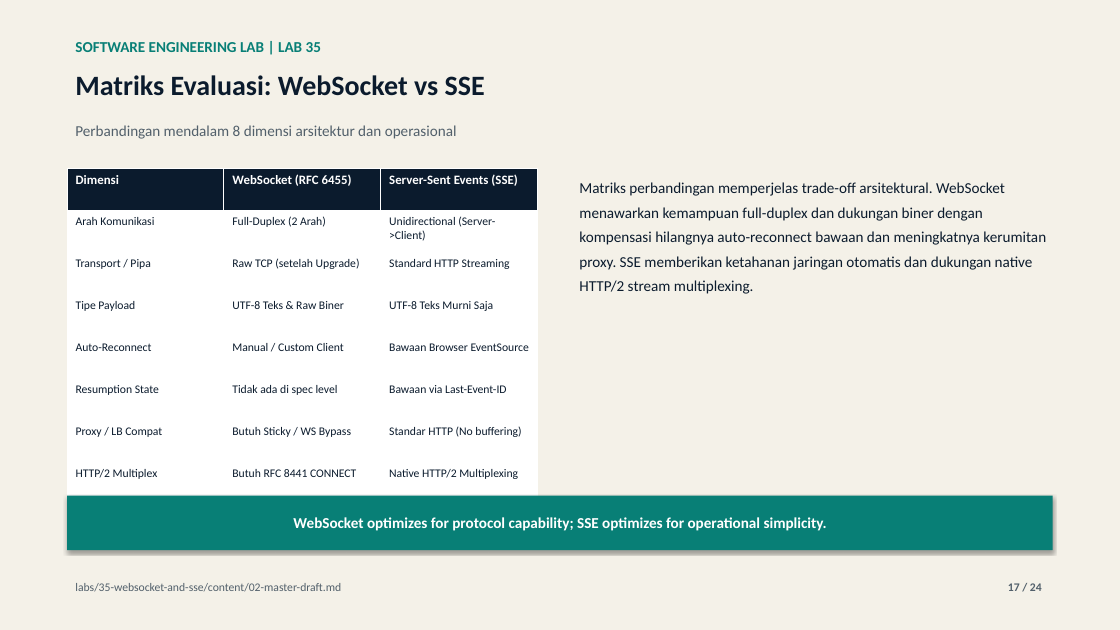
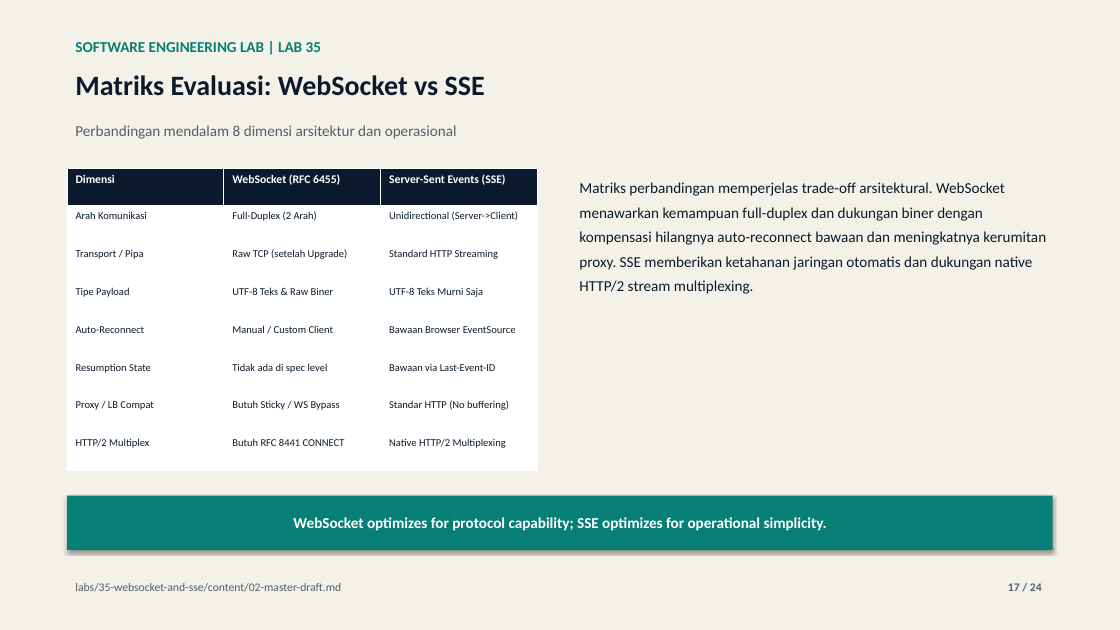
Before and after one commit to lukman-ss/software-engineering-lab, a slide deck: slide 17 of labs/35-websocket-and-sse/result/linkedin/lab-35-websocket-and-sse-carousel.pptx. Drawn at 1120x630 pixels with LibreOffice and Linux fonts; fonts in the diff are those of the drawing. Boxes give left, top, right and bottom in pixels: in the first picture for what was removed or moved away, otherwise in the second. Text is boxed around its words. In the diff, an @@ line names an element or a change of style, - is before the commit and + after.

```diff
--- a/labs/35-websocket-and-sse/result/linkedin/lab-35-websocket-and-sse-carousel.pptx
+++ b/labs/35-websocket-and-sse/result/linkedin/lab-35-websocket-and-sse-carousel.pptx
@@ table at [67,168,539,471] @@
@@ size 11 to 10 pt in "Dimensi", "WebSocket (RFC 6455)", "Server-Sent Events (SSE)" @@
@@ size 10 to 9 pt in "Arah Komunikasi", "Full-Duplex (2 Arah)", "Unidirectional (Server->Client)", "Transport / Pipa" and 17 more places @@
```
Also in this commit, not shown: 31 other files.
